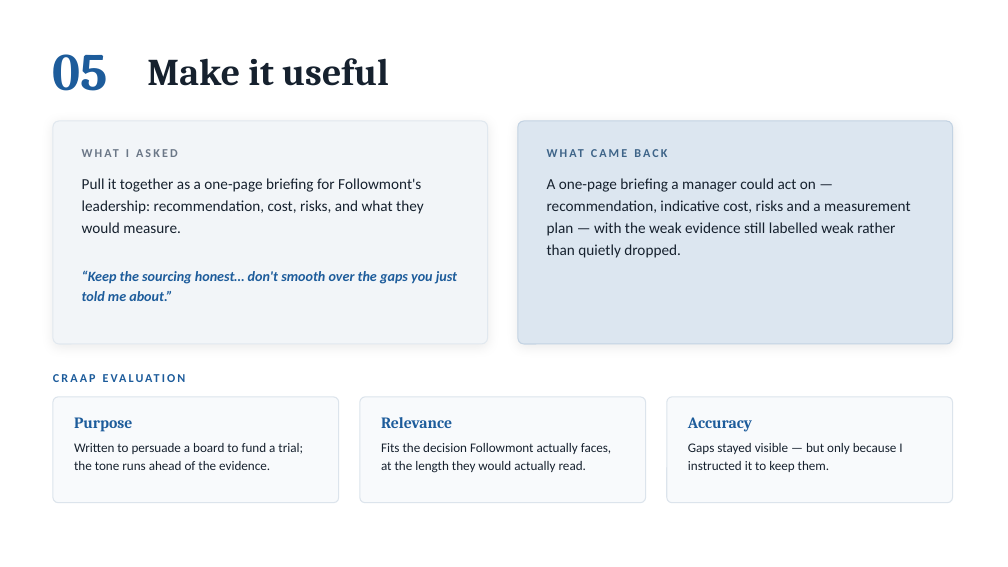
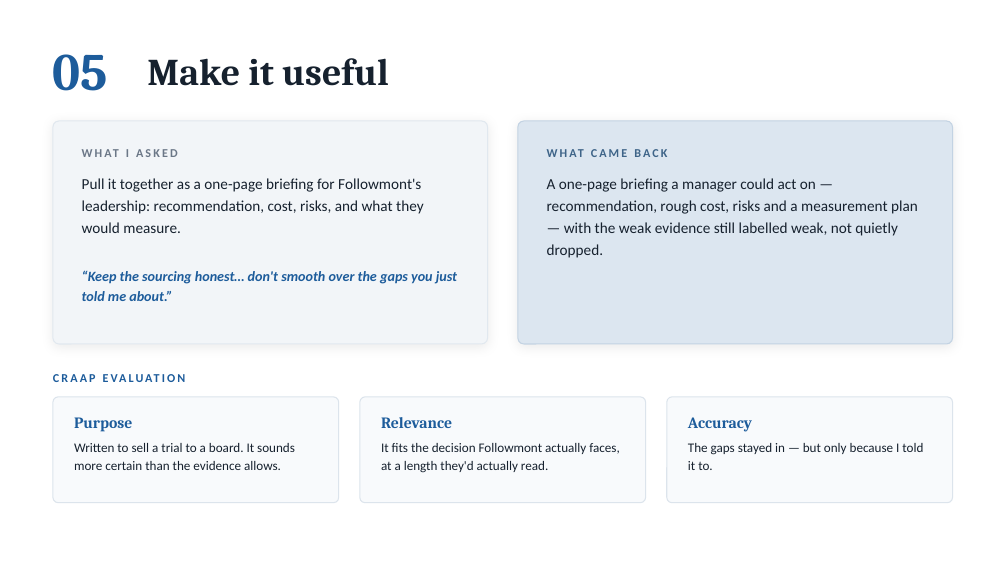
Before and after one commit to danielfrancogomez-wq/My-computer-claude-code, a slide deck: slide 9 of Followmont-Prompt-Chain.pptx. Drawn at 1008x567 pixels with LibreOffice and Linux fonts; fonts in the diff are those of the drawing. Boxes give left, top, right and bottom in pixels: in the first picture for what was removed or moved away, otherwise in the second. Text is boxed around its words. In the diff, an @@ line names an element or a change of style, - is before the commit and + after.

```diff
--- a/Followmont-Prompt-Chain.pptx
+++ b/Followmont-Prompt-Chain.pptx
@@ text at bbox=[547, 178, 918, 258]: text changed @@
-A one-page briefing a manager could act on — recommendation, indicative cost, risks and a measurement plan — with the weak evidence still labelled weak rather than quietly dropped.
+A one-page briefing a manager could act on — recommendation, rough cost, risks and a measurement plan — with the weak evidence still labelled weak, not quietly dropped.
@@ text at bbox=[74, 443, 295, 470]: text changed @@
-Written to persuade a board to fund a trial; the tone runs ahead of the evidence.
+Written to sell a trial to a board. It sounds more certain than the evidence allows.
@@ text at bbox=[381, 443, 619, 473]: text changed @@
-Fits the decision Followmont actually faces, at the length they would actually read.
+It fits the decision Followmont actually faces, at a length they'd actually read.
@@ text at bbox=[688, 443, 923, 470]: text changed @@
-Gaps stayed visible — but only because I instructed it to keep them.
+The gaps stayed in — but only because I told it to.
```
Also in this commit, not shown: 10 other slides changed, 1 other file.
